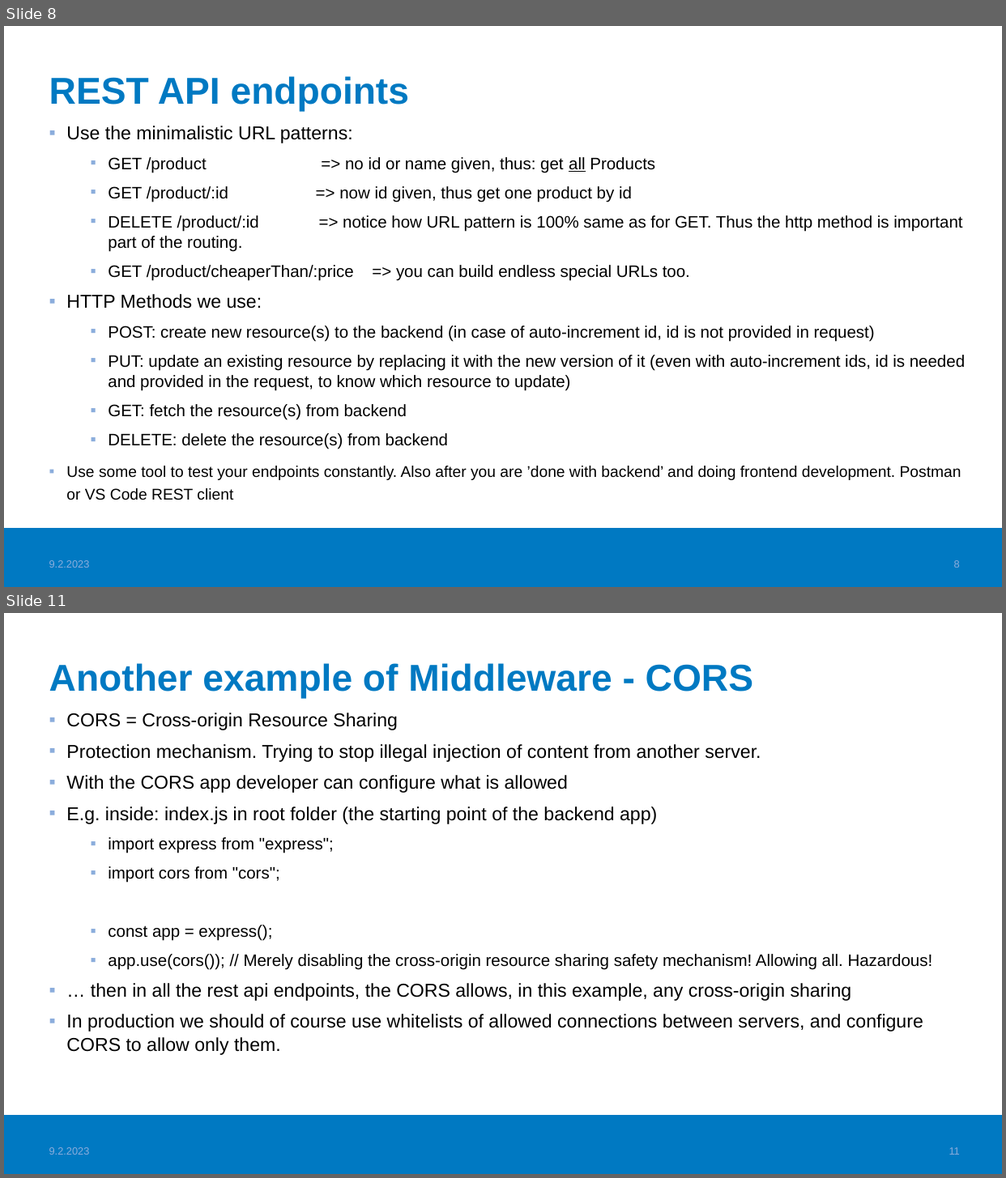
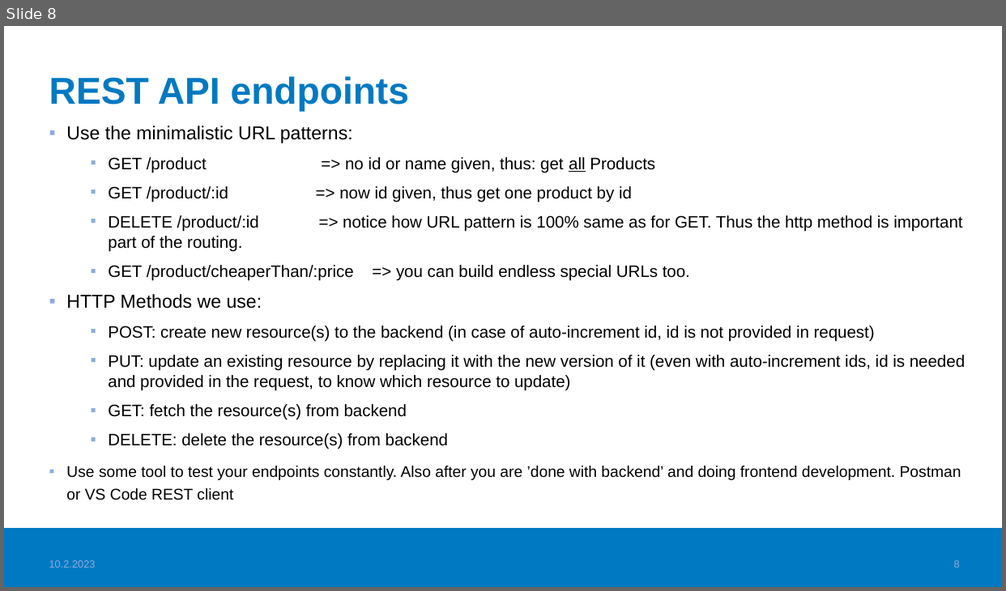
Before and after one commit to haagahelia/ohke-teknologiat, a slide deck: 05_es6_node/NodeJS_demo/02_nodejs/NodeJS.pptx. Shown one above the other, each under a label of ours: slides 8 and 11 before the commit, slide 8 after it; the slides between them are not shown. The pictures are 1006x1178 and 1006x591 pixels, drawn with LibreOffice and Linux fonts; fonts in the diff are those of the drawing; background and template pictures are left out. Boxes give left, top, right and bottom in pixels: in the first picture for what was removed or moved away, otherwise in the second. Text is boxed around its words. In the diff, an @@ line names an element or a change of style, - is before the commit and + after.

Commit message:
Split NodeJs.pdf to three files, incl. Express and What else could be added to project. Additions

```diff
--- a/05_es6_node/NodeJS_demo/02_nodejs/NodeJS.pptx
+++ b/05_es6_node/NodeJS_demo/02_nodejs/NodeJS.pptx
@@ slide 11 removed at box(4, 613, 1002, 1174), background #FFFFFF; not listed: 1 template element that a slide beside it also shows @@
@@ title removed at box(49, 663, 753, 699) @@
-Another example of Middleware - CORS
@@ text removed at box(66, 713, 933, 1055) @@
-▪ CORS = Cross-origin Resource Sharing
-▪ Protection mechanism. Trying to stop illegal injection of content from another server.
-▪ With the CORS app developer can configure what is allowed
-▪ E.g. inside: index.js in root folder (the starting point of the backend app)
-  ▪ import express from "express";
-  ▪ import cors from "cors";
-  ▪ const app = express();
-  ▪ app.use(cors()); // Merely disabling the cross-origin resource sharing safety mechanism! Allowing all. Hazardous!
-▪ … then in all the rest api endpoints, the CORS allows, in this example, any cross-origin sharing
-▪ In production we should of course use whitelists of allowed connections between servers, and configure CORS to allow only them.
@@ text removed at box(49, 1148, 90, 1155) @@
-9.2.2023
@@ page number removed at box(949, 1148, 960, 1155) @@
-11
@@ slide 8 changed as well @@
@@ text at box(49, 561, 96, 568): text changed @@
-9.2.2023
+10.2.2023
```
Also in this commit, not shown: 7 other slides changed, 3 other slides removed, 6 other files.
